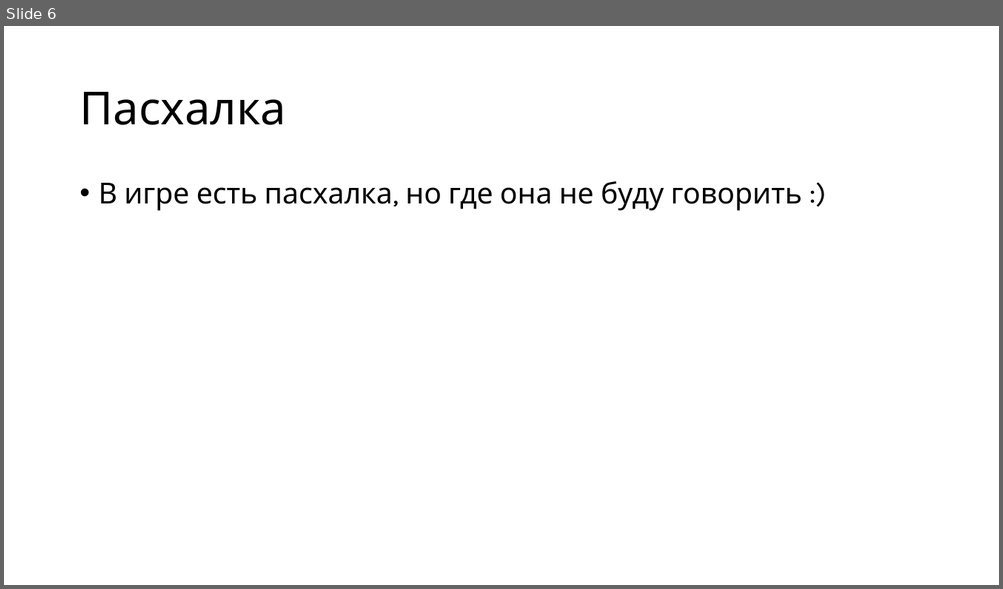
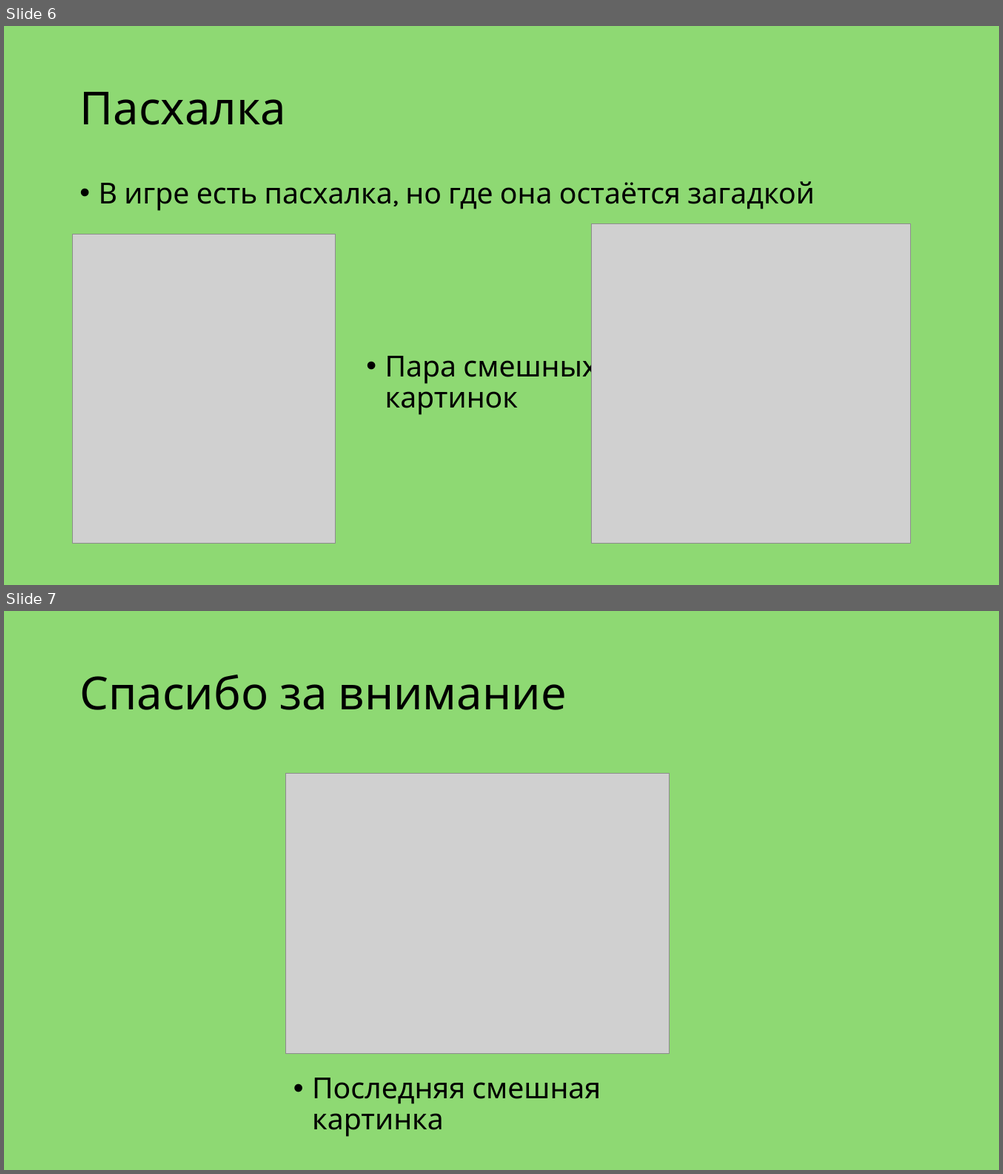
Before and after one commit to ender-gamerplay/project_1, a slide deck: project_1/Презентация для проекта.pptx. Shown one above the other, each under a label of ours: slide 6 before the commit, slides 6 and 7 after it. The pictures are 1003x589 and 1003x1174 pixels, drawn with LibreOffice and Linux fonts; fonts in the diff are those of the drawing; grey boxes stand for pictures. Boxes give left, top, right and bottom in pixels: in the first picture for what was removed or moved away, otherwise in the second. Text is boxed around its words. In the diff, an @@ line names an element or a change of style, - is before the commit and + after.

```diff
--- a/project_1/Презентация для проекта.pptx
+++ b/project_1/Презентация для проекта.pptx
@@ slide 7 added at box(4, 611, 999, 1170), background #8ED973 @@
@@ title added at box(79, 675, 566, 710), 44 pt, text #000000 @@
+Спасибо за внимание
@@ picture added at box(286, 773, 669, 1054) @@
@@ text added at box(312, 1078, 600, 1137), 28 pt, text #000000 @@
+• Последняя смешная картинка
@@ slide 6 changed as well @@
@@ background #FFFFFF to #8ED973 @@
@@ text at box(99, 181, 814, 211): text changed @@
-• В игре есть пасхалка, но где она не буду говорить :)
+• В игре есть пасхалка, но где она остаётся загадкой
@@ picture added at box(591, 224, 910, 544) @@
@@ picture added at box(73, 234, 336, 544) @@
@@ text added at box(385, 349, 597, 415), 28 pt, text #000000 @@
+• Пара смешных картинок
```
Also in this commit, not shown: 5 other slides changed, 2 other files.
